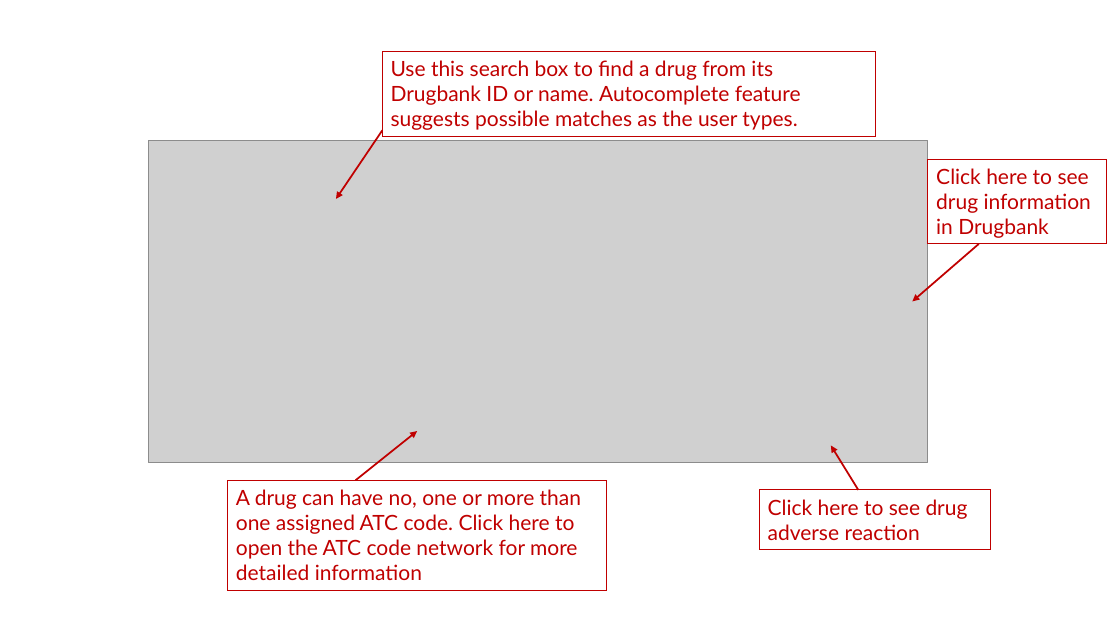
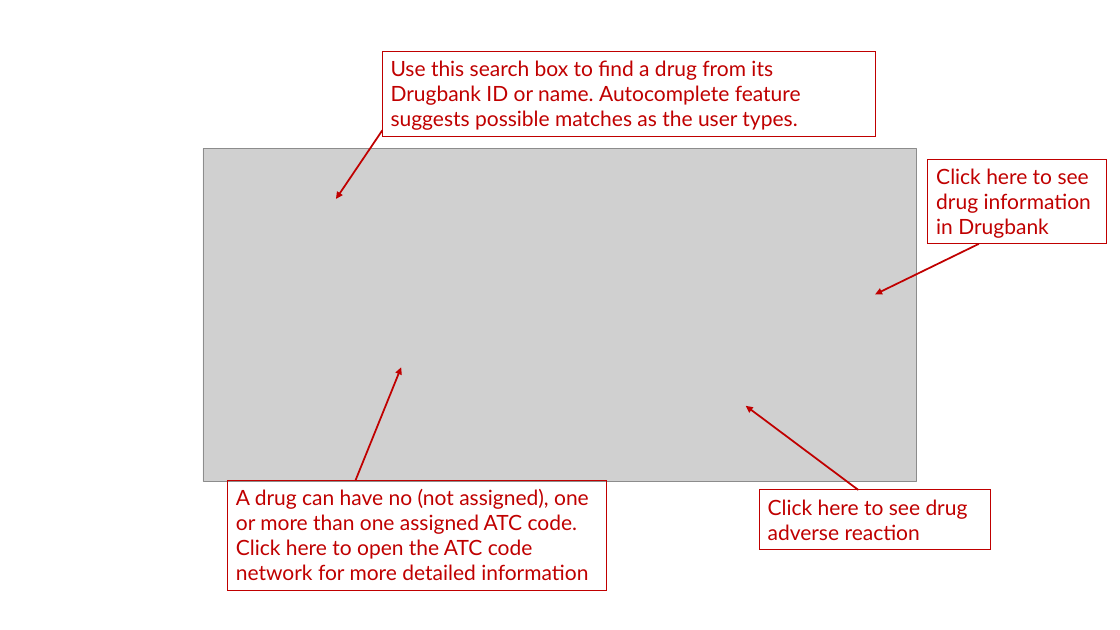
Before and after one commit to Duong-NguyenTrinhTrung/pgx-db, a slide deck: slide 5 of Tutorial.pptx (slide 4 before the commit). Drawn at 1120x630 pixels with LibreOffice and Linux fonts; fonts in the diff are those of the drawing; grey boxes stand for pictures. Boxes give left, top, right and bottom in pixels: in the first picture for what was removed or moved away, otherwise in the second. Text is boxed around its words. In the diff, an @@ line names an element or a change of style, - is before the commit and + after.

```diff
--- a/Tutorial.pptx
+++ b/Tutorial.pptx
@@ picture resized from (x1=148, y1=140, x2=928, y2=463) to (x1=203, y1=149, x2=918, y2=481) @@
@@ arrow moved from (979, 244) - (912, 302) to (979, 244) - (875, 294) @@
@@ arrow moved from (355, 481) - (418, 431) to (355, 481) - (402, 367) @@
@@ arrow moved from (859, 490) - (831, 445) to (859, 490) - (746, 406) @@
@@ text in rectangle at (x1=236, y1=489, x2=589, y2=580): text changed @@
-A drug can have no, one or more than one assigned ATC code. Click here to open the ATC code network for more detailed information
+A drug can have no (not assigned), one or more than one assigned ATC code. Click here to open the ATC code network for more detailed information
```
Also in this commit, not shown: 6 other slides changed, 1 slide added, 27 other files.
